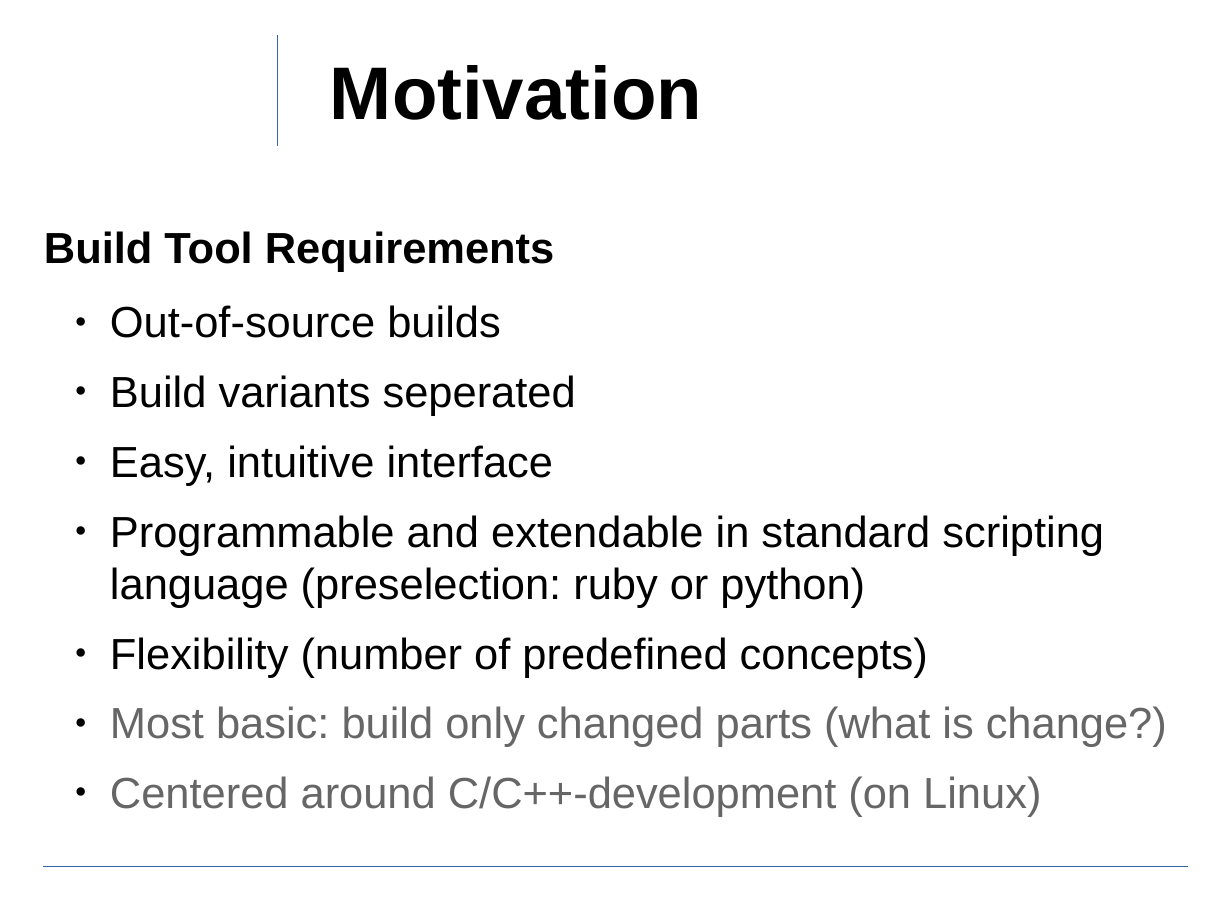
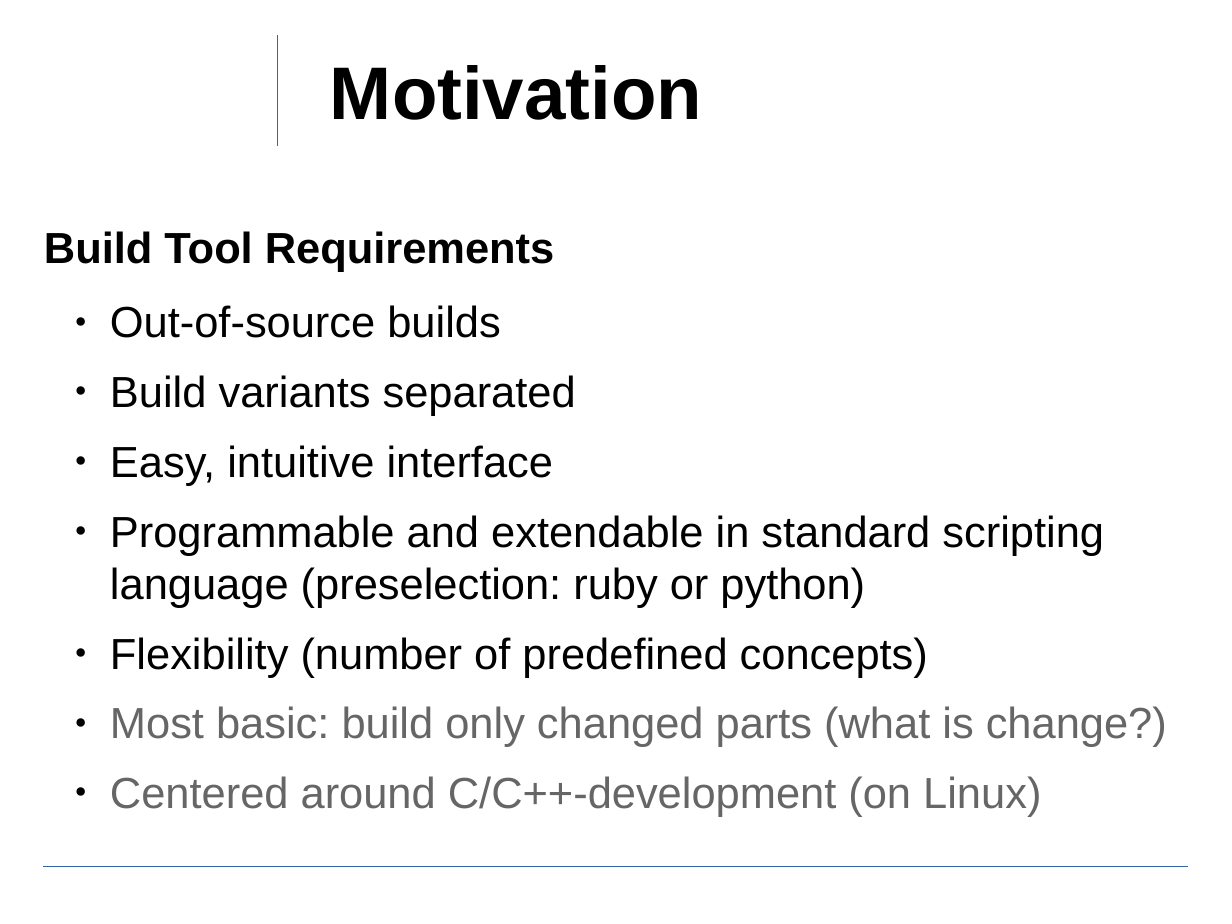
Before and after one commit to ewuenf/Makr, a slide deck: slide 2 of doc/concepts/Makr_Concepts.01.odp. Drawn at 1232x924 pixels with LibreOffice and Linux fonts; fonts in the diff are those of the drawing; background and template pictures are left out. Boxes give left, top, right and bottom in pixels: in the first picture for what was removed or moved away, otherwise in the second. Text is boxed around its words. In the diff, an @@ line names an element or a change of style, - is before the commit and + after.

```diff
--- a/doc/concepts/Makr_Concepts.01.odp
+++ b/doc/concepts/Makr_Concepts.01.odp
@@ text at [110, 375, 576, 416]: text changed @@
-  ● Build variants seperated
+  ● Build variants separated
```
Also in this commit, not shown: 7 other slides changed, 14 slides added.
